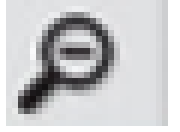
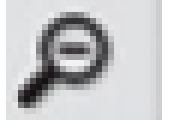
Comparing the layer stacks of the two 180 × 132 images. Changes:
painted on "zoomOut" over 6, 0, 168, 126
